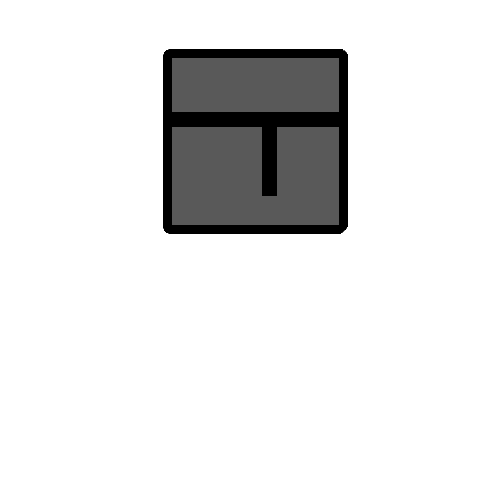
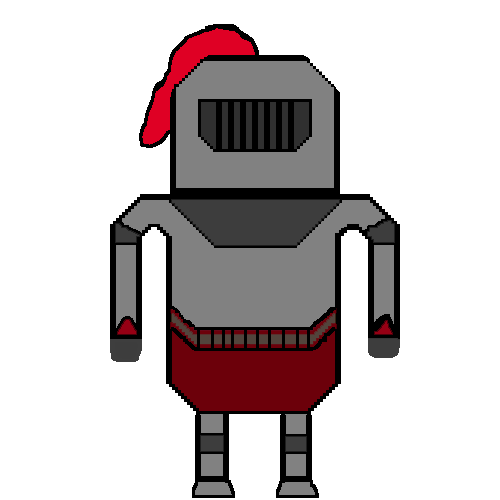
Layered file, before and after one edit (500px x 500px). Changes by layer:
renamed "cabeza" to "cuerpo", moved it above "cabeza", painted on it over <box>110,24,400,498</box>
renamed "cuerpo" to "cabeza", painted on it over <box>140,27,340,194</box>
